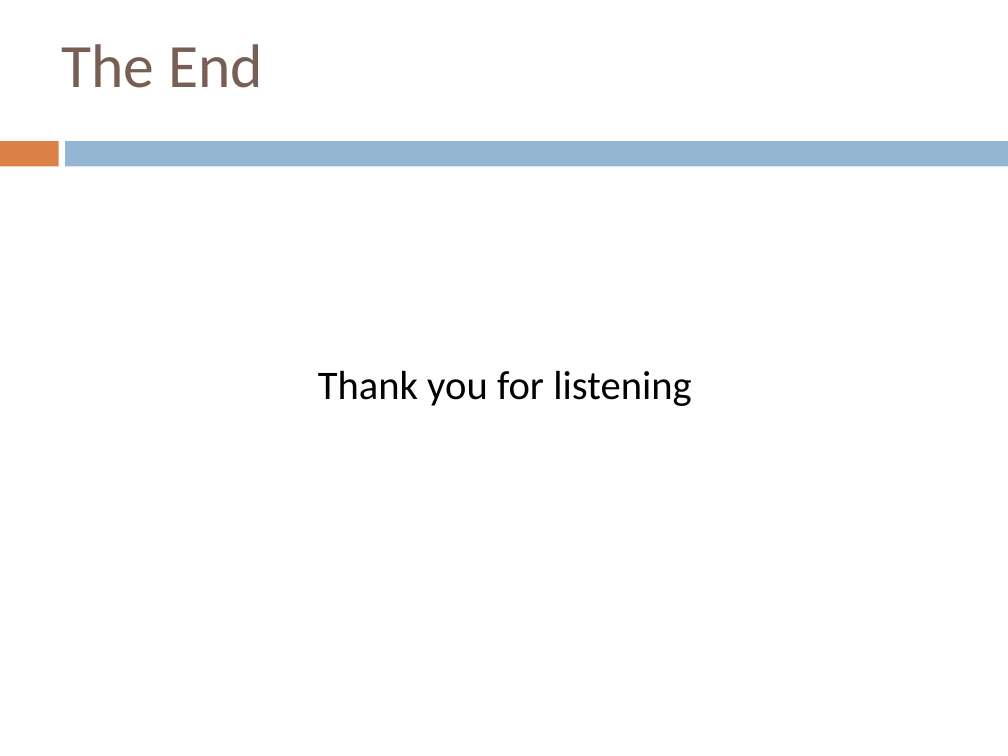
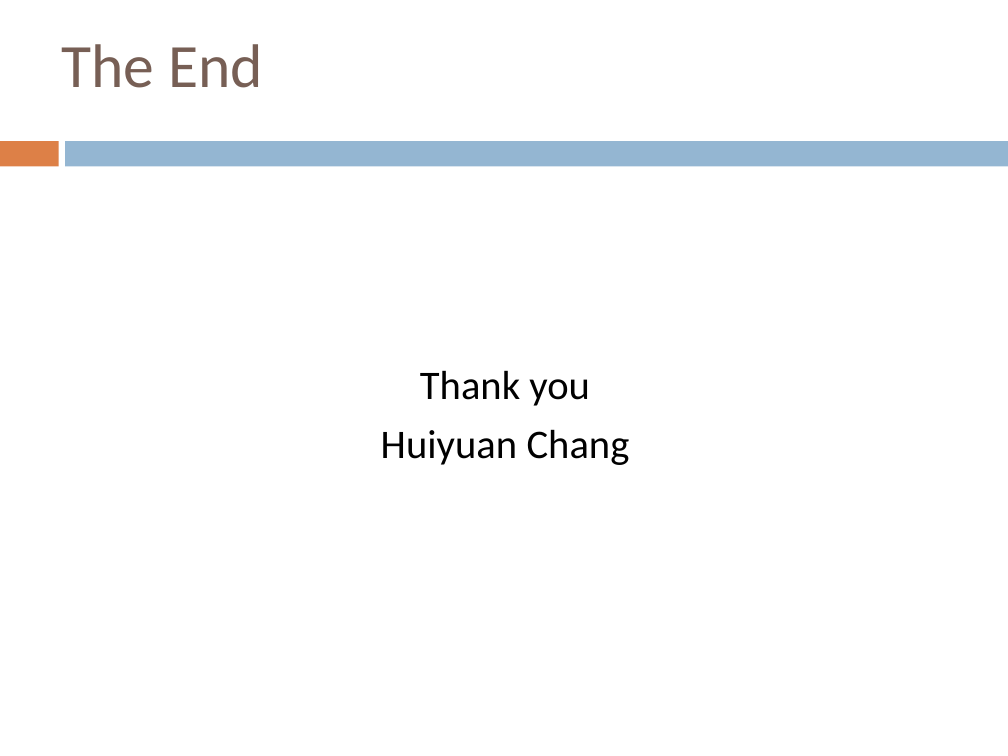
Before and after one commit to blighli/opengl2015, a slide deck: slide 14 of 21551058常惠源/第一次读书报告/读书报告_常惠源.pptx. Drawn at 1008x756 pixels with LibreOffice and Linux fonts; fonts in the diff are those of the drawing. Boxes give left, top, right and bottom in pixels: in the first picture for what was removed or moved away, otherwise in the second. Text is boxed around its words. In the diff, an @@ line names an element or a change of style, - is before the commit and + after.

```diff
--- a/21551058常惠源/第一次读书报告/读书报告_常惠源.pptx
+++ b/21551058常惠源/第一次读书报告/读书报告_常惠源.pptx
@@ text at <box>381,370,630,465</box>: text changed @@
-Thank you for listening
+Thank you
+Huiyuan Chang
```
Also in this commit, not shown: 2 other slides changed.
